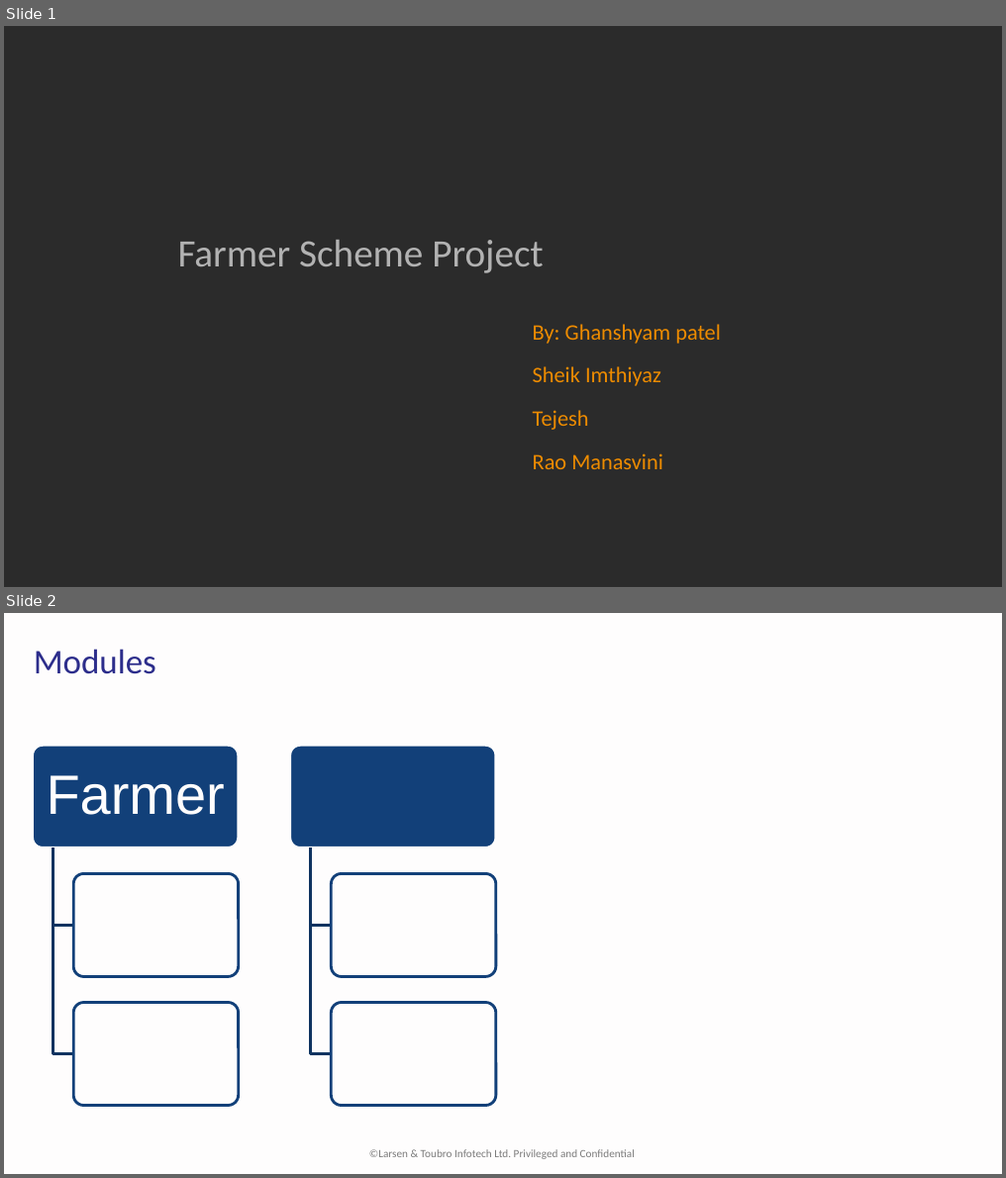
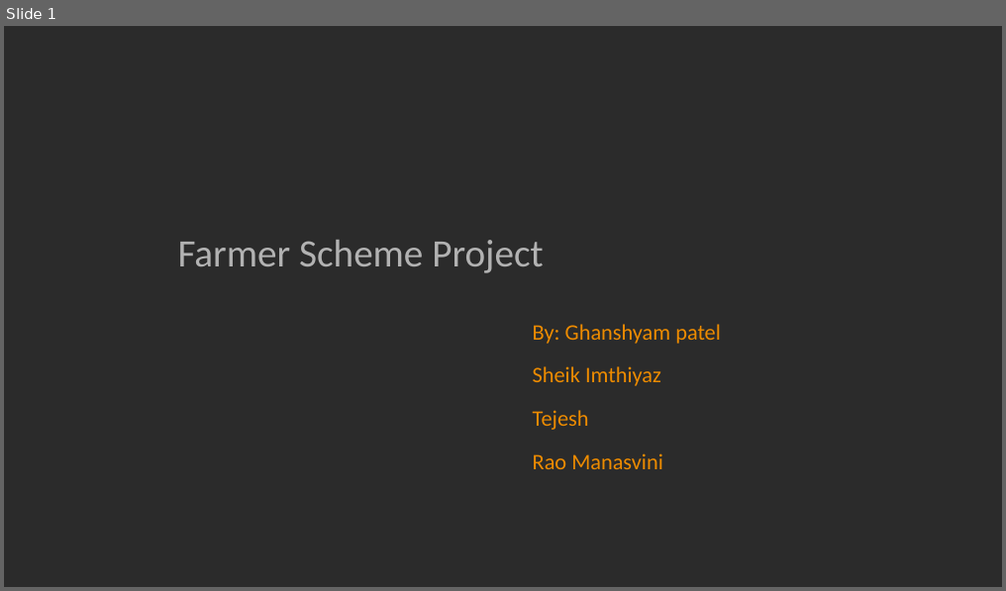
Before and after one commit to ghanshyampatel1997/FarmerSchemePrj2, a slide deck: LTI Template.pptx. Shown one above the other, each under a label of ours: slides 1 and 2 before the commit, slide 1 after it. The pictures are 1006x1178 and 1006x591 pixels, drawn with LibreOffice and Linux fonts; fonts in the diff are those of the drawing; background and template pictures are left out; a plain dark background stands for a picture behind light text. Boxes give left, top, right and bottom in pixels: in the first picture for what was removed or moved away, otherwise in the second. Text is boxed around its words. In the diff, an @@ line names an element or a change of style, - is before the commit and + after.

```diff
--- a/LTI Template.pptx
+++ b/LTI Template.pptx
@@ slide 2 removed at [4,613,1002,1174], background #FEFDFD @@
@@ title removed at [34,649,156,674] @@
-Modules
@@ group removed at [32,745,496,1105]: 6 rounded rectangles, 4 freeform shapes, 1 text @@
-Farmer
@@ page number removed at [932,1140,972,1169] @@
-2
@@ text removed at [369,1150,635,1159] @@
-©Larsen & Toubro Infotech Ltd. Privileged and Confidential
```
Also in this commit, not shown: 9 slides added, 11 other files.
